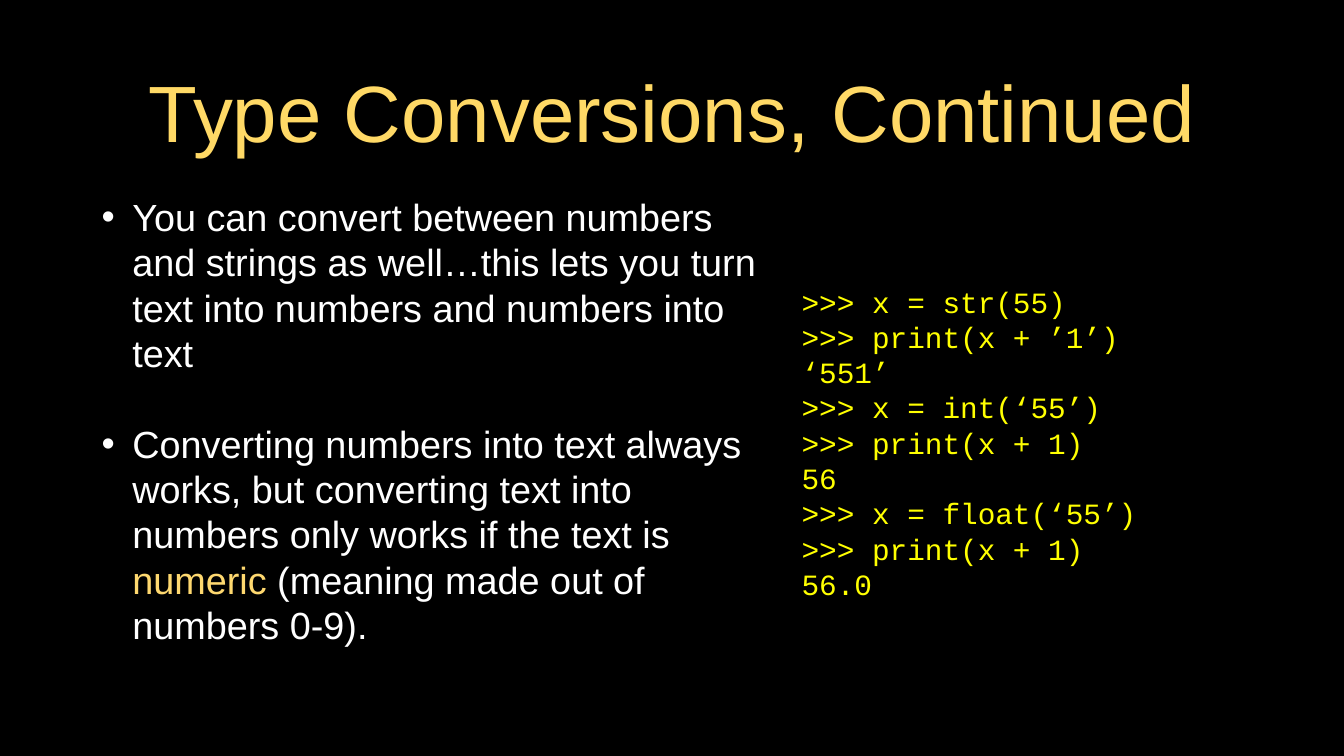
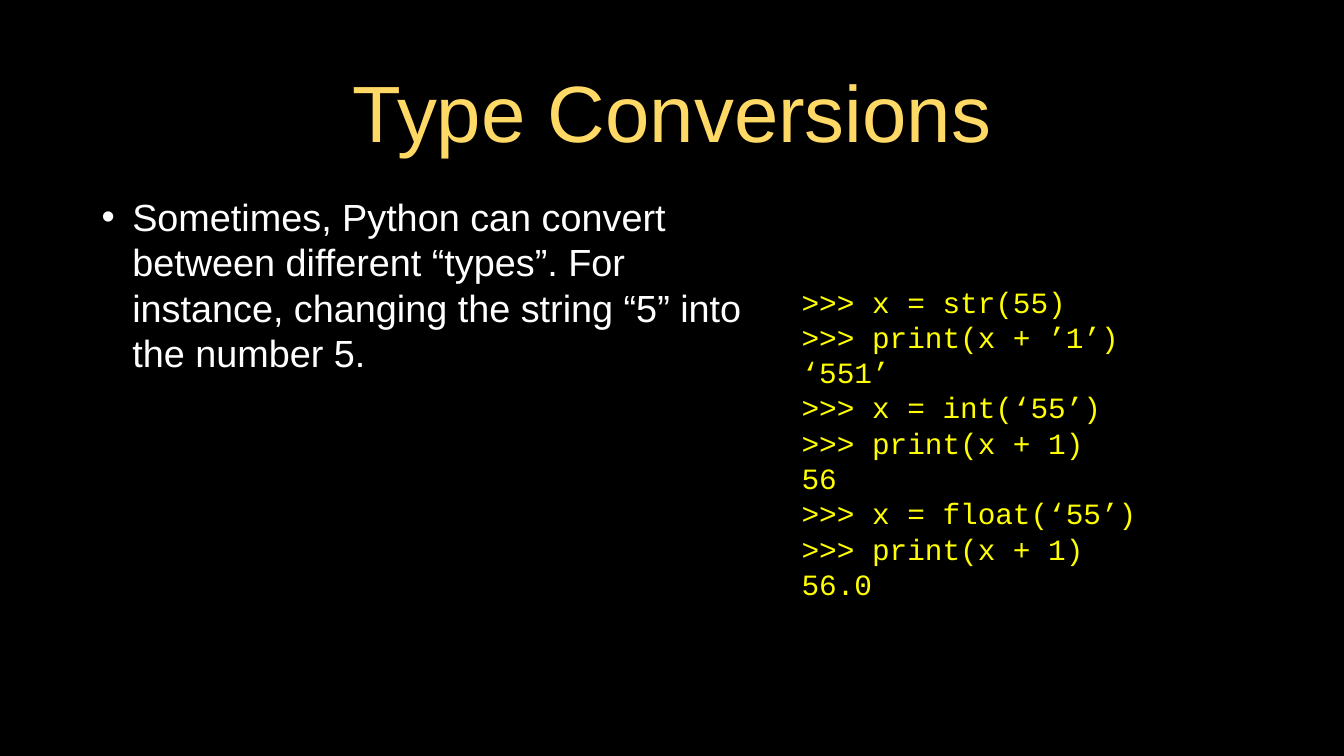
Before and after one commit to jeremypedersen/pythonlearn, a slide deck: slide 23 of slides/Pythonlearn-02-ExpressionsAndConditionals.pptx (slide 25 before the commit). Drawn at 1344x756 pixels with LibreOffice and Linux fonts; fonts in the diff are those of the drawing. Boxes give left, top, right and bottom in pixels: in the first picture for what was removed or moved away, otherwise in the second. Text is boxed around its words. In the diff, an @@ line names an element or a change of style, - is before the commit and + after.

```diff
--- a/slides/Pythonlearn-02-ExpressionsAndConditionals.pptx
+++ b/slides/Pythonlearn-02-ExpressionsAndConditionals.pptx
@@ title at [353,84,991,157]: text changed @@
-Type Conversions, Continued
+Type Conversions
@@ text at [132,203,741,368]: text changed @@
-• You can convert between numbers and strings as well…this lets you turn text into numbers and numbers into text
-• Converting numbers into text always works, but converting text into numbers only works if the text is numeric (meaning made out of numbers 0-9).
+• Sometimes, Python can convert between different “types”. For instance, changing the string “5” into the number 5.
```
Also in this commit, not shown: 6 other slides changed, 5 slides added, 12 slides removed, 2 other files.
